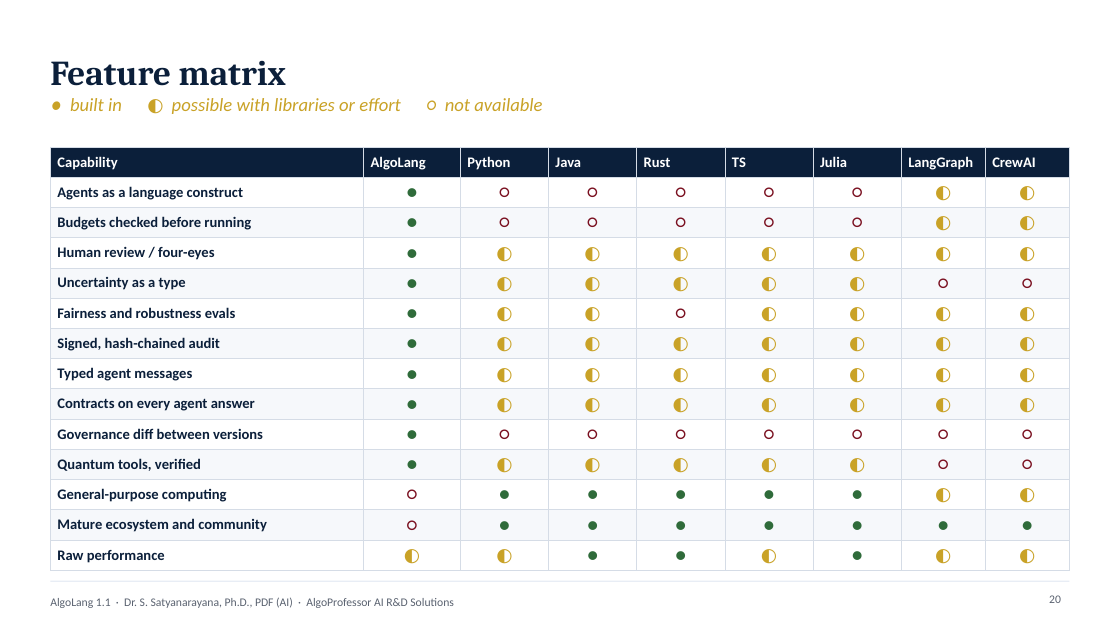
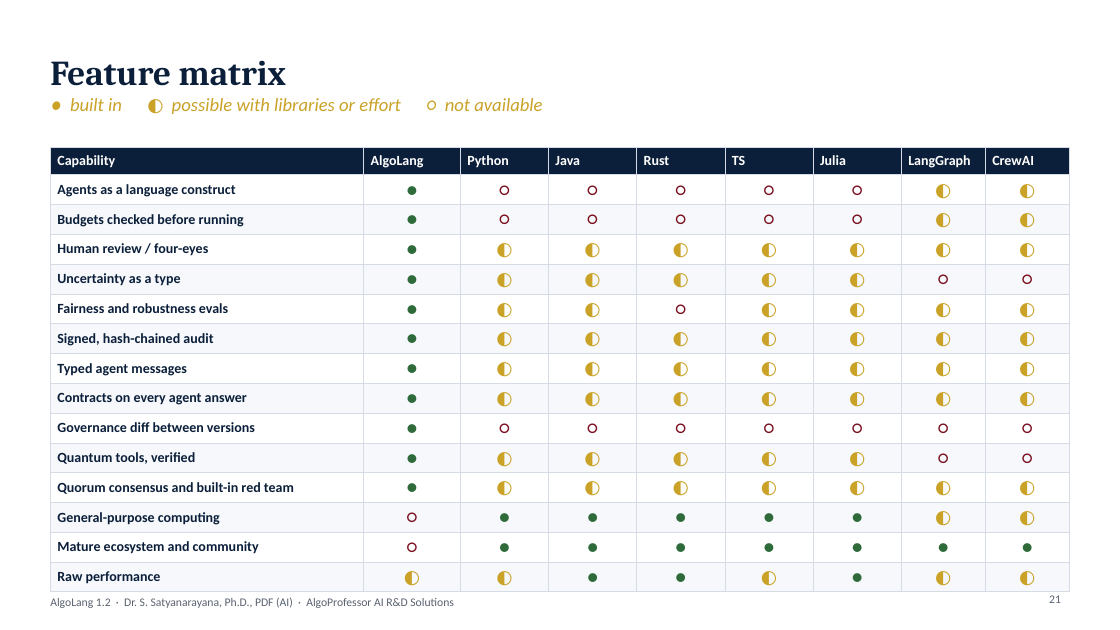
Before and after one commit to drssnaiml1-cell/algolang, a slide deck: slide 21 of docs/presentation/AlgoLang_Presentation.pptx (slide 20 before the commit). Drawn at 1120x630 pixels with LibreOffice and Linux fonts; fonts in the diff are those of the drawing. Boxes give left, top, right and bottom in pixels: in the first picture for what was removed or moved away, otherwise in the second. Text is boxed around its words. In the diff, an @@ line names an element or a change of style, - is before the commit and + after.

```diff
--- a/docs/presentation/AlgoLang_Presentation.pptx
+++ b/docs/presentation/AlgoLang_Presentation.pptx
@@ table at [50, 147, 1070, 588] @@
+row 12: Quorum consensus and built-in red team | ● | ◐ | ◐ | ◐ | ◐ | ◐ | ◐ | ◐
@@ page number at [1049, 595, 1061, 603]: text changed @@
-20
+21
```
Also in this commit, not shown: 34 other slides changed, 1 slide added, 35 other files.
